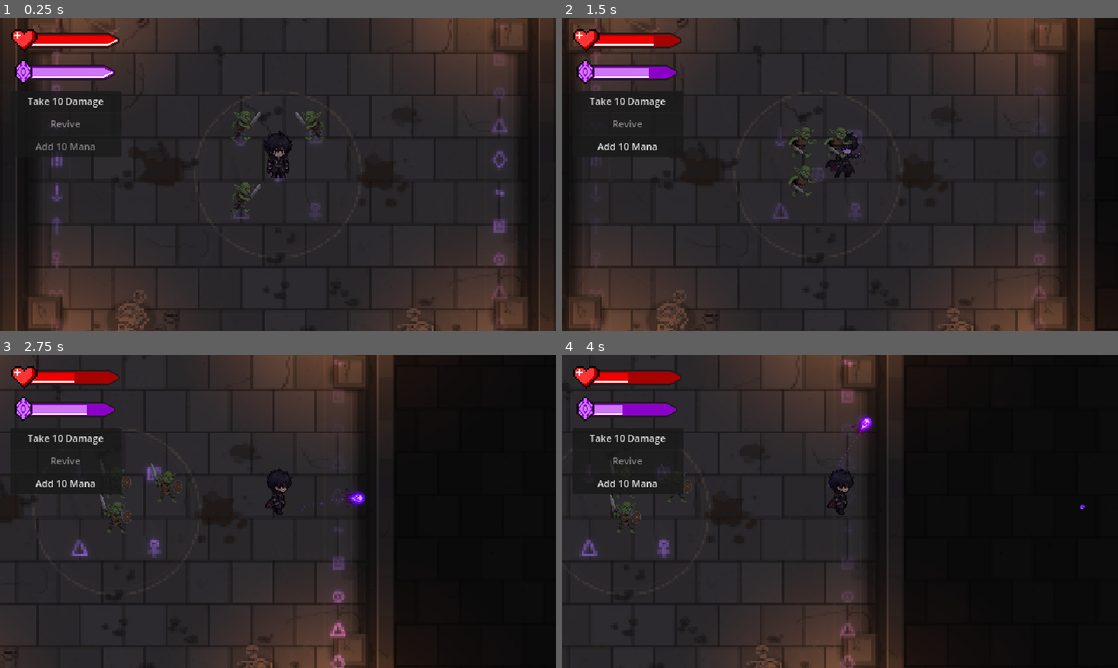
Above: before the commit, frames 1-4 (two rows, left to right).
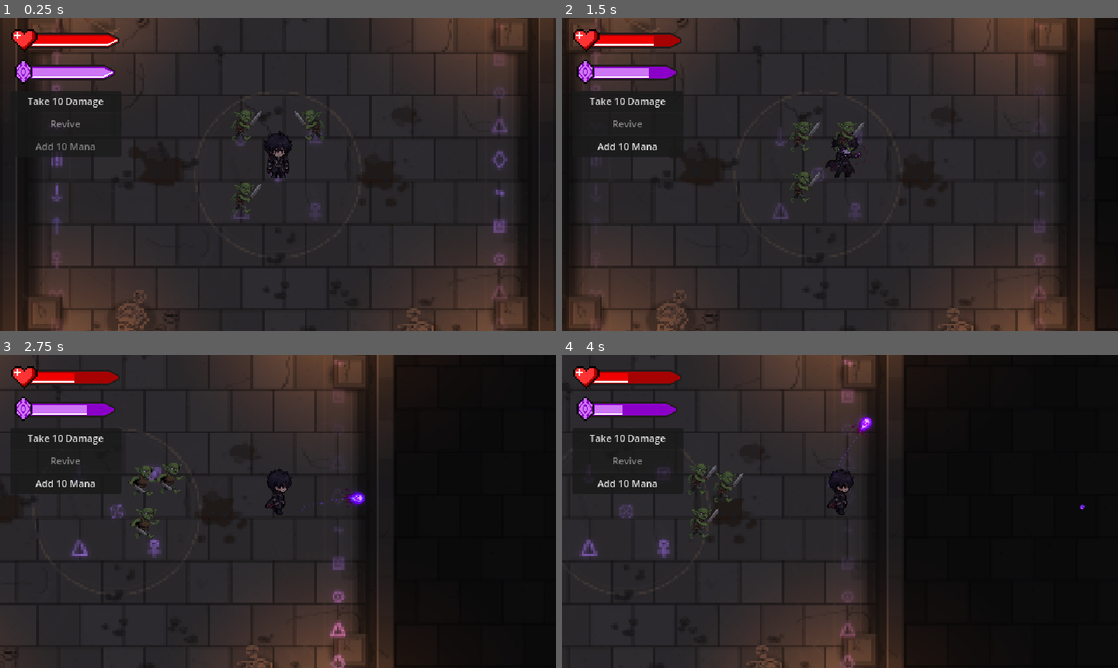
Above: after the commit, the same moments.

Repository: FahmiMj/godot-gta7
Game: Godot game, scene res://flat_map.tscn
Same seed, same stepped clock (60 frames per second), same inputs: the game is played once before the commit and once after it.
Inputs (mouse positions are in pixels of both pictures, inside the frame that each line leads up to):
- Up to frame 1 (0.25 s): no input
- Up to frame 2 (1.5 s): click "Take 10 Damage" at 0.5 s; tap Enter (ui_accept) at 1.25 s; move the mouse to (962, 158) at 1.27 s; hold D (move_right) from 1.28 s (still down); hold E (attack) from 1.28 s (still down); click (962, 158) at 1.42 s
- Up to frame 3 (2.75 s): keep holding D (move_right); tap Enter (ui_accept) at 1.52, 2.27 s; move the mouse to (166, 527) at 2.02 s; release E (attack) at 2.03 s; tap E (attack) at 2.1 s
- Up to frame 4 (4 s): move the mouse to (895, 442) at 2.77 s; release D (move_right) at 2.78 s; hold A (move_left) 2.78-3.53 s; hold Q (flash_step) 2.78-3.53 s; tap E (attack) at 3.05, 3.8 s; move the mouse to (812, 574) at 3.52 s; hold D (move_right) from 3.53 s (still down); tap O at 3.6 s; click (812, 574) at 3.67 s; tap Enter (ui_accept) at 3.77 s

The runs differ from the first frame. In frame 1, 0.1% of the frame differs, in the area x 41-59%, y 29-63%; in frame 2, 0.6%; in frame 3, 0.7%, in the area x 18-34%, y 34-59%; in frame 4, 0.6%.

Commit message:
fix: keep goblins off the player sprite and engage after spawning
Goblins now hold a ring wide enough that their art stays clear of the
player, and the player collides with them instead of walking through.
Their sight radius covers the arena, so a spawned goblin comes straight
for the player, and the punch no longer lunges onto a goblin it hits.

Diff:
--- a/enemy/enemy.gd
+++ b/enemy/enemy.gd
@@ -22,12 +22,15 @@
 @export var speed: float = 130.0
 @export var max_health: int = 30
 @export var points: int = 5
-@export var detection_range: float = 250.0
-@export var attack_range: float = 96.0
+## Sight radius. Far wider than the arena, so a goblin that has spawned locks
+## on and comes for the player instead of idling out of range.
+@export var detection_range: float = 2000.0
+@export var attack_range: float = 128.0
 @export var attack_damage: int = 10
 @export var attack_cooldown: float = 1.0
-## Distance between the player and each enemy's standing slot.
-@export var slot_distance: float = 76.0
+## Distance between the player and each enemy's standing slot. The art is about
+## 110 px wide, so this keeps a goblin off the player's sprite while it swings.
+@export var slot_distance: float = 112.0
 ## Enemies closer than this push each other apart.
 @export var separation_radius: float = 56.0
 
--- a/scenes/player.tscn
+++ b/scenes/player.tscn
@@ -10,6 +10,8 @@
 size = Vector2(36, 20)
 
 [node name="Player" type="CharacterBody2D"]
+collision_layer = 1
+collision_mask = 5
 script = ExtResource("1_script")
 
 [node name="AnimatedSprite2D" type="AnimatedSprite2D" parent="."]
--- a/scripts/player.gd
+++ b/scripts/player.gd
@@ -14,6 +14,9 @@
 
 ## The cast animation faces right, so a leftward throw only flips the sprite.
 const HAND_OFFSET := Vector2(64.0, -71.0)
+## Physics layer the arena walls sit on. Dashes look only at walls, so they still
+## pass through enemies (flash step damages whatever it sweeps through).
+const WALL_MASK: int = 1
 
 @export var speed: float = 400.0
 @export var max_health: int = 200
@@ -43,7 +46,7 @@
 ## Health taken from each enemy the punch reaches.
 @export var melee_damage: int = 25
 ## How far the punch reaches in front of the player, in pixels.
-@export var melee_range: float = 100.0
+@export var melee_range: float = 136.0
 ## How far the character lunges forward when swinging, in pixels.
 @export var melee_lunge_distance: float = 40.0
 ## How long the lunge takes, in seconds.
@@ -280,10 +283,11 @@
 
 
 ## Damages every enemy whose center is within range and roughly in front of the
-## player (used for the melee punch).
-func _hit_enemies_in_front(damage: int, range: float) -> void:
+## player (used for the melee punch). Returns how many it hit.
+func _hit_enemies_in_front(damage: int, range: float) -> int:
 	var forward := _facing_vector()
 	var origin := global_position
+	var hits := 0
 	for enemy in get_tree().get_nodes_in_group("enemies"):
 		if not is_instance_valid(enemy) or not enemy.has_method("take_damage"):
 			continue
@@ -293,6 +297,8 @@
 		if to.dot(forward) < -16.0:
 			continue
 		enemy.take_damage(damage)
+		hits += 1
+	return hits
 
 
 ## Damages every enemy whose center lies within radius of the line segment
@@ -313,9 +319,10 @@
 			enemy.take_damage(damage)
 
 
-## Stops a teleport at the first wall so flash step cannot leave the arena.
-func _step_target(origin: Vector2, offset: Vector2) -> Vector2:
-	var query := PhysicsRayQueryParameters2D.create(origin, origin + offset, collision_mask)
+## Stops a dash at the first wall so it cannot leave the arena. Enemies are not
+## considered: flash step and the punch lunge both pass over their bodies.
+func _step_target(origin: Vector2, offset: Vector2, mask: int = WALL_MASK) -> Vector2:
+	var query := PhysicsRayQueryParameters2D.create(origin, origin + offset, mask)
 	query.exclude = [get_rid()]
 	var hit := get_world_2d().direct_space_state.intersect_ray(query)
 	if hit.is_empty():
@@ -371,16 +378,18 @@
 		anim = "attack_down"
 	sprite.play(anim)
 
-	# lunge a short step in the attack direction so the punch feels weighty
-	var direction := _facing_vector()
-	var lunge_target := _step_target(global_position, direction * melee_lunge_distance)
-	# don't step backwards when a wall already sits inside the lunge's margin
-	if (lunge_target - global_position).dot(direction) > 4.0:
-		var lunge := create_tween()
-		lunge.tween_property(self, "global_position", lunge_target, melee_lunge_time)
-
 	# the punch lands immediately: hurt anything in reach in front of us
-	_hit_enemies_in_front(melee_damage, melee_range)
+	var hits := _hit_enemies_in_front(melee_damage, melee_range)
+
+	# lunge a short step in the attack direction so the punch feels weighty. Not
+	# when it already connected, though: that would step onto the goblin's sprite.
+	if hits == 0:
+		var direction := _facing_vector()
+		var lunge_target := _step_target(global_position, direction * melee_lunge_distance)
+		# don't step backwards when a wall already sits inside the lunge's margin
+		if (lunge_target - global_position).dot(direction) > 4.0:
+			var lunge := create_tween()
+			lunge.tween_property(self, "global_position", lunge_target, melee_lunge_time)
 
 	await sprite.animation_finished
 	_melee_attacking = false
